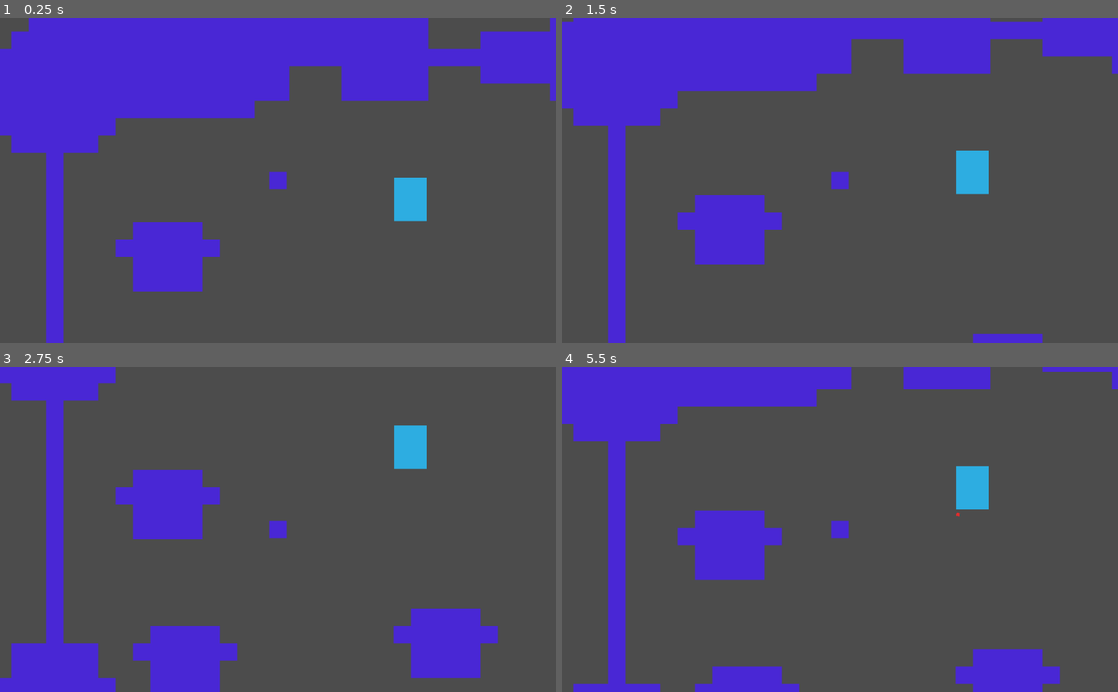
Above: before the commit, frames 1-4 (two rows, left to right).
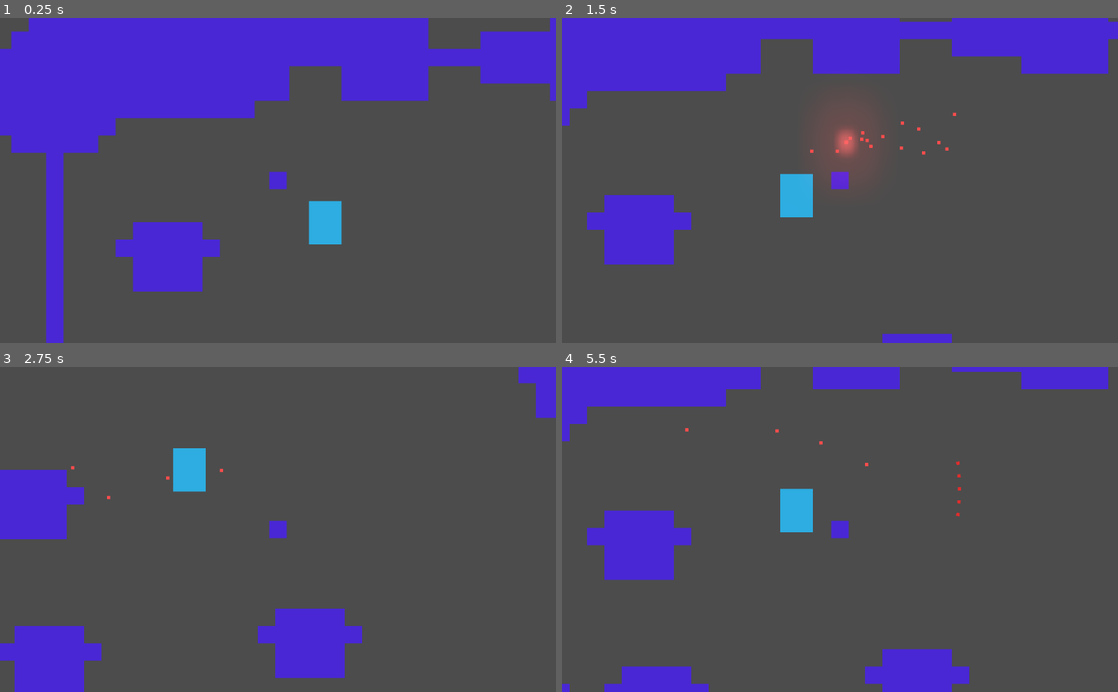
Above: after the commit, the same moments.

Repository: navett52/GMTK2020JamEntry
Game: Godot game, scene res://Main.tscn
Two runs of this game, one before a commit and one after it. Both use one fixed random seed, a clock stepped at 60 frames per second and the inputs below.
Inputs (mouse positions are in pixels of both pictures, inside the frame that each line leads up to):
- Up to frame 1 (0.25 s): no input
- Up to frame 2 (1.5 s): tap Enter at 0.5 s; move the mouse to (962, 164) at 0.52 s; press the mouse at (962, 164) at 0.53 s; hold $ (dash_right, bound only after the commit) 0.53-1.28 s; tap Space (switch_weapon, bound only after the commit) at 0.8, 1.35 s; move the mouse to (728, 196) at 1.27 s; release the mouse at (728, 196) at 1.28 s; hold S (move_down) from 1.28 s (still down)
- Up to frame 3 (2.75 s): click (166, 545) at 1.55 s; move the mouse to (333, 458) at 2.02 s; release S (move_down) at 2.03 s; hold $ (dash_right, bound only after the commit) from 2.03 s (still down); hold Space (switch_weapon, bound only after the commit) from 2.03 s (still down); right-click (333, 458) at 2.1 s; click (333, 458) at 2.17 s
- Up to frame 4 (5.5 s): move the mouse to (812, 594) at 2.77 s; release $ (dash_right, bound only after the commit) at 2.78 s; release Space (switch_weapon, bound only after the commit) at 2.78 s; hold W (move_up) 2.78-3.53 s; click (812, 594) at 2.85 s; move the mouse to (1006, 578) at 3.52 s; hold Space (switch_weapon, bound only after the commit) 3.53-4.28 s; hold 0 (dash_left, bound only after the commit) 3.53-5.03 s; click (1006, 578) at 3.67 s; move the mouse to (673, 480) at 4.27 s; click (673, 480) at 4.35 s; tap Enter at 5 s; move the mouse to (867, 529) at 5.02 s; hold S (move_down) from 5.03 s (still down); hold Space (switch_weapon, bound only after the commit) from 5.03 s (still down); click (867, 529) at 5.17 s

The runs differ from the first frame. In frame 1, 1.6% of the frame differs, in the area x 55-77%, y 49-70%; in frame 2, 18%; in frame 3, 21%, in the area x 0-100%, y 0-100%; in frame 4, 20%.

Commit message:
Abilities And Enemy collision

Diff:
--- a/Hero/Gun.gd
+++ b/Hero/Gun.gd
@@ -1,21 +1,26 @@
 extends Node2D
-
+export var enabled=true
 var direction = Vector2()
 var Shotgun = load("res://Hero/Ammo/Shotgun.tscn")
-
-
+var active=true
 func _process(delta):
 	# Keep the gun pointed at the mouse for aiming
 	look_at(get_global_mouse_position())
 
-
 # Shoot the gun
 # Needs some work still to randomly assign the different types of ammo
 func shoot():
-	var mouse_direction = (get_global_mouse_position() - self.global_position).normalized()
-	var bullet = Shotgun.instance()
-	bullet.global_position = global_position
-	# Below is some weird math I had to do to get the bullets to spawn in the right direction
-	bullet.rotation = -atan2(mouse_direction.x, mouse_direction.y) + (PI/2)
-	bullet.initialize(mouse_direction)
-	G.main_node.add_child(bullet)
+	if enabled and active:
+		var mouse_direction = (get_global_mouse_position() - self.global_position).normalized()
+		var bullet = Shotgun.instance()
+		bullet.global_position = global_position
+		# Below is some weird math I had to do to get the bullets to spawn in the right direction
+		bullet.rotation = -atan2(mouse_direction.x, mouse_direction.y) + (PI/2)
+		bullet.initialize(mouse_direction)
+		G.main_node.add_child(bullet)
+		active=false
+	else:
+		if $Timer.is_stopped():
+			$Timer.start()
+func _on_Timer_timeout():
+	active=true
--- a/Hero/Gun.tscn
+++ b/Hero/Gun.tscn
@@ -9,3 +9,8 @@
 [node name="Sprite" type="Sprite" parent="."]
 visible = false
 texture = ExtResource( 1 )
+
+[node name="Timer" type="Timer" parent="."]
+wait_time = 0.025
+one_shot = true
+[connection signal="timeout" from="Timer" to="." method="_on_Timer_timeout"]
--- /dev/null
+++ b/Hero/Gun2.gd
@@ -0,0 +1,28 @@
+extends Node2D
+export var enabled=false
+var ena=true
+func _ready():
+	set_process(true)
+	$Laser.add_exception(get_parent().get_parent())
+func _process(delta):
+	look_at(get_global_mouse_position())
+	$Particles2D.process_material.set("velocity",Vector3(get_viewport().get_mouse_position().normalized().x*1000,get_viewport().get_mouse_position().normalized().y*1000,0))
+	if Input.is_action_pressed("shoot") and enabled:
+		$Particles2D.emitting=true
+		var k=$Laser.get_collider()
+		if ena:
+			if k!=null and k.has_method("hit") :
+				k.hit()
+				get_parent().heal()
+			ena=false
+		else:
+			if $Timer.is_stopped():
+				$Timer.start()
+
+	else:
+		$Particles2D.emitting=false
+
+
+func _on_Timer_timeout():
+	ena=true
+	print("ok")
--- a/Hero/Hero.gd
+++ b/Hero/Hero.gd
@@ -1,19 +1,17 @@
 extends KinematicBody2D
 
-
+var w=true
 # Exported variables
 export (int) var speed = 250
-export (int) var health = 100
+export (int) var health = 10
 
 # Private variables
 var direction = Vector2()
 var velocity = Vector2()
 var gun = Node
-
-
 func _ready():
 	# Grab a reference to the gun
-	gun = get_node("Gun")
+	gun = get_node("Gun1")
 
 
 func _process(delta):
@@ -46,3 +44,31 @@
 	if Input.is_action_pressed("move_up"):
 		direction.y -= 1
 	velocity = direction.normalized() * speed
+func _input(event):
+	if event.is_action("dash_down"):
+		move_and_slide(Vector2(0,5000),Vector2.UP)
+	if event.is_action("dash_left"):
+		move_and_slide(Vector2(-5000,0),Vector2.UP)
+	if event.is_action("dash_right"):
+		move_and_slide(Vector2(5000,0),Vector2.UP)
+	if event.is_action_pressed("switch_weapon"):
+		print(w)
+		if w:
+			$Gun1.enabled=true
+			$Gun2.enabled=false
+			w=false
+		else:
+			$Gun1.enabled=false
+			$Gun2.enabled=true
+			w=true
+func hit():
+	health-=10
+	if health<=0:
+		pass #GameOver
+	print(health)
+func heal():
+	if self.health >= 100:
+		pass
+	else:
+		self.health+=10
+	print(health)
--- a/Hero/Hero.tscn
+++ b/Hero/Hero.tscn
@@ -1,11 +1,45 @@
-[gd_scene load_steps=5 format=2]
+[gd_scene load_steps=13 format=2]
 
 [ext_resource path="res://Art/Sprites/Hero_Placeholder.png" type="Texture" id=1]
 [ext_resource path="res://Hero/Hero.gd" type="Script" id=2]
 [ext_resource path="res://Hero/Gun.tscn" type="PackedScene" id=3]
+[ext_resource path="res://Hero/Gun2.gd" type="Script" id=4]
+[ext_resource path="res://Art/Sprites/Bullet_Placeholder.png" type="Texture" id=5]
+[ext_resource path="res://Hero/KinematicBody2D.gd" type="Script" id=6]
 
 [sub_resource type="RectangleShape2D" id=1]
 extents = Vector2( 16, 16 )
+
+[sub_resource type="Shader" id=2]
+code = "shader_type canvas_item;
+render_mode blend_add;
+void fragment(){
+	COLOR=texture(SCREEN_TEXTURE,SCREEN_UV);
+	COLOR.r+=0.4;
+	COLOR.g=0.0;
+	COLOR.b=0.0;
+}
+"
+custom_defines = ""
+
+[sub_resource type="ShaderMaterial" id=3]
+shader = SubResource( 2 )
+
+[sub_resource type="ParticlesMaterial" id=4]
+flag_rotate_y = true
+flag_disable_z = true
+spread = 10.0
+gravity = Vector3( 0, 0, 0 )
+initial_velocity = 6.0
+initial_velocity_random = 1.0
+orbit_velocity = 0.0
+orbit_velocity_random = 0.0
+
+[sub_resource type="RectangleShape2D" id=5]
+extents = Vector2( 7.75847, 32.3963 )
+
+[sub_resource type="RectangleShape2D" id=6]
+extents = Vector2( 14.7512, 15.7538 )
 
 [node name="Hero" type="KinematicBody2D"]
 script = ExtResource( 2 )
@@ -16,7 +50,47 @@
 [node name="CollisionShape2D" type="CollisionShape2D" parent="."]
 shape = SubResource( 1 )
 
-[node name="Gun" parent="." instance=ExtResource( 3 )]
+[node name="Gun1" parent="." instance=ExtResource( 3 )]
+enabled = false
+
+[node name="Gun2" type="Node2D" parent="."]
+script = ExtResource( 4 )
+enabled = true
+
+[node name="Particles2D" type="Particles2D" parent="Gun2"]
+material = SubResource( 3 )
+position = Vector2( 0.58757, -2.29077 )
+emitting = false
+amount = 100
+lifetime = 100.0
+speed_scale = 64.0
+local_coords = false
+process_material = SubResource( 4 )
+texture = ExtResource( 5 )
+
+[node name="Laser" type="RayCast2D" parent="Gun2"]
+enabled = true
+cast_to = Vector2( 1000, 0 )
+collision_mask = 2
+collide_with_areas = true
+
+[node name="Timer" type="Timer" parent="Gun2"]
+one_shot = true
 
 [node name="Camera2D" type="Camera2D" parent="."]
 current = true
+
+[node name="KinematicBody2D" type="KinematicBody2D" parent="."]
+collision_layer = 3
+collision_mask = 3
+script = ExtResource( 6 )
+
+[node name="CollisionShape2D" type="CollisionShape2D" parent="KinematicBody2D"]
+position = Vector2( 38.2608, -3.78403 )
+shape = SubResource( 5 )
+
+[node name="Area2D" type="Area2D" parent="."]
+
+[node name="CollisionShape2D" type="CollisionShape2D" parent="Area2D"]
+shape = SubResource( 6 )
+[connection signal="timeout" from="Gun2/Timer" to="Gun2" method="_on_Timer_timeout"]
--- /dev/null
+++ b/Hero/KinematicBody2D.gd
@@ -0,0 +1,17 @@
+extends KinematicBody2D
+
+
+# Declare member variables here. Examples:
+# var a = 2
+# var b = "text"
+
+
+# Called when the node enters the scene tree for the first time.
+func _ready():
+	set_process(true)
+func _process(delta):
+	look_at(get_global_mouse_position())
+	if Input.is_mouse_button_pressed(BUTTON_RIGHT):
+		$CollisionShape2D.disabled=false
+	else:
+		$CollisionShape2D.disabled=true
--- /dev/null
+++ b/Hero/Shield.gd
@@ -0,0 +1,5 @@
+extends Node
+func _ready():
+	set_process(true)
+func _process(delta):
+	$KinematicBody2D.rotation=get_angle_to()
--- a/Main.tscn
+++ b/Main.tscn
@@ -2,11 +2,9 @@
 
 [ext_resource path="res://Hero/Hero.tscn" type="PackedScene" id=1]
 [ext_resource path="res://Main.gd" type="Script" id=2]
-[ext_resource path="res://Art/Sprites/Gun_Placeholder.png" type="Texture" id=3]
+[ext_resource path="res://Objects/Enemy.tscn" type="PackedScene" id=3]
 [ext_resource path="res://Room/Room.tscn" type="PackedScene" id=4]
-
-[sub_resource type="RectangleShape2D" id=1]
-extents = Vector2( 31.5503, 41.7778 )
+[ext_resource path="res://Objects/WorldEnvironment.tscn" type="PackedScene" id=5]
 
 [node name="Main" type="Node2D"]
 script = ExtResource( 2 )
@@ -14,20 +12,15 @@
 [node name="Hero" parent="." instance=ExtResource( 1 )]
 position = Vector2( 427, 243 )
 
-[node name="StaticBody2D" type="StaticBody2D" parent="."]
-position = Vector2( 671, 278 )
-
-[node name="CollisionShape2D" type="CollisionShape2D" parent="StaticBody2D"]
-shape = SubResource( 1 )
-
-[node name="Sprite2" type="Sprite" parent="StaticBody2D"]
-scale = Vector2( 5, 10 )
-texture = ExtResource( 3 )
+[node name="StaticBody2D" parent="." instance=ExtResource( 3 )]
+position = Vector2( 513.51, 320.837 )
 
 [node name="Room" parent="." instance=ExtResource( 4 )]
 
 [node name="Camera2D" type="Camera2D" parent="."]
 
+[node name="WorldEnvironment" parent="." instance=ExtResource( 5 )]
+
 [editable path="Hero"]
 
 [editable path="Room"]
--- /dev/null
+++ b/Objects/CollisionShape2D.gd
@@ -0,0 +1,3 @@
+extends CollisionShape2D
+func hit():
+	print("hit")
--- /dev/null
+++ b/Objects/Enemy.gd
@@ -0,0 +1,26 @@
+extends Area2D
+
+
+# Declare member variables here. Examples:
+# var a = 2
+# var b = "text"
+
+
+# Called when the node enters the scene tree for the first time.
+func _ready():
+	pass # Replace with function body.
+
+
+# Called every frame. 'delta' is the elapsed time since the previous frame.
+#func _process(delta):
+#	pass
+func hit():
+	print("hit")
+
+func _on_Enemy_area_entered(area):
+	print("area")
+	if area!=null and area.get_parent().has_method("hit"):
+		area.get_parent().hit()
+
+func _on_Timer_timeout():
+	$CollisionShape2D.disabled=not $CollisionShape2D.disabled
--- /dev/null
+++ b/Objects/Enemy.tscn
@@ -0,0 +1,28 @@
+[gd_scene load_steps=5 format=2]
+
+[ext_resource path="res://Art/Sprites/Gun_Placeholder.png" type="Texture" id=1]
+[ext_resource path="res://Objects/Enemy.gd" type="Script" id=2]
+[ext_resource path="res://Objects/CollisionShape2D.gd" type="Script" id=3]
+
+[sub_resource type="RectangleShape2D" id=1]
+extents = Vector2( 78.6934, 86.2538 )
+
+[node name="Enemy" type="Area2D"]
+position = Vector2( 671, 278 )
+collision_layer = 3
+collision_mask = 3
+script = ExtResource( 2 )
+
+[node name="CollisionShape2D" type="CollisionShape2D" parent="."]
+shape = SubResource( 1 )
+script = ExtResource( 3 )
+
+[node name="Sprite2" type="Sprite" parent="."]
+scale = Vector2( 5, 10 )
+texture = ExtResource( 1 )
+
+[node name="Timer" type="Timer" parent="."]
+wait_time = 0.6
+autostart = true
+[connection signal="area_entered" from="." to="." method="_on_Enemy_area_entered"]
+[connection signal="timeout" from="Timer" to="." method="_on_Timer_timeout"]
--- /dev/null
+++ b/Objects/ParticleEffect.tscn
@@ -0,0 +1,39 @@
+[gd_scene load_steps=5 format=2]
+
+[ext_resource path="res://Art/Sprites/Bullet_Placeholder.png" type="Texture" id=1]
+
+[sub_resource type="Shader" id=4]
+code = "shader_type canvas_item;
+render_mode blend_add;
+void fragment(){
+	COLOR=texture(SCREEN_TEXTURE,SCREEN_UV);
+	COLOR.r+=0.4;
+	COLOR.g=0.0;
+	COLOR.b=0.0;
+}
+"
+custom_defines = ""
+
+[sub_resource type="ShaderMaterial" id=2]
+shader = SubResource( 4 )
+
+[sub_resource type="ParticlesMaterial" id=3]
+flag_disable_z = true
+gravity = Vector3( 10, 0, 0 )
+initial_velocity = 6.0
+initial_velocity_random = 1.0
+orbit_velocity = 0.0
+orbit_velocity_random = 0.0
+
+[node name="ParticleEffect" type="Node2D"]
+
+[node name="Particles2D" type="Particles2D" parent="."]
+material = SubResource( 2 )
+emitting = false
+amount = 100
+lifetime = 10.0
+one_shot = true
+speed_scale = 2.0
+explosiveness = 0.35
+process_material = SubResource( 3 )
+texture = ExtResource( 1 )
--- /dev/null
+++ b/Objects/WorldEnvironment.tscn
@@ -0,0 +1,10 @@
+[gd_scene load_steps=2 format=2]
+
+[sub_resource type="Environment" id=2]
+background_mode = 4
+glow_enabled = true
+glow_intensity = 8.0
+glow_blend_mode = 1
+
+[node name="WorldEnvironment" type="WorldEnvironment"]
+environment = SubResource( 2 )
--- a/Projectile.tscn
+++ b/Projectile.tscn
@@ -7,6 +7,8 @@
 radius = 3.0
 
 [node name="Projectile" type="KinematicBody2D"]
+collision_layer = 2
+collision_mask = 2
 script = ExtResource( 2 )
 
 [node name="Sprite" type="Sprite" parent="."]
--- /dev/null
+++ b/RigidBody2D.gd
@@ -0,0 +1,5 @@
+extends RigidBody2D
+
+
+func _on_RigidBody2D_body_entered(body):
+	pass
--- a/Room/Room.tscn
+++ b/Room/Room.tscn
@@ -9,4 +9,6 @@
 [node name="TileMap" type="TileMap" parent="."]
 tile_set = ExtResource( 1 )
 cell_size = Vector2( 32, 32 )
+collision_layer = 3
+collision_mask = 3
 format = 1
--- a/project.godot
+++ b/project.godot
@@ -28,21 +28,25 @@
 move_up={
 "deadzone": 0.5,
 "events": [ Object(InputEventKey,"resource_local_to_scene":false,"resource_name":"","device":0,"alt":false,"shift":false,"control":false,"meta":false,"command":false,"pressed":false,"scancode":87,"unicode":0,"echo":false,"script":null)
+, Object(InputEventKey,"resource_local_to_scene":false,"resource_name":"","device":0,"alt":false,"shift":false,"control":false,"meta":false,"command":false,"pressed":false,"scancode":75,"unicode":0,"echo":false,"script":null)
  ]
 }
 move_down={
 "deadzone": 0.5,
 "events": [ Object(InputEventKey,"resource_local_to_scene":false,"resource_name":"","device":0,"alt":false,"shift":false,"control":false,"meta":false,"command":false,"pressed":false,"scancode":83,"unicode":0,"echo":false,"script":null)
+, Object(InputEventKey,"resource_local_to_scene":false,"resource_name":"","device":0,"alt":false,"shift":false,"control":false,"meta":false,"command":false,"pressed":false,"scancode":74,"unicode":0,"echo":false,"script":null)
  ]
 }
 move_right={
 "deadzone": 0.5,
 "events": [ Object(InputEventKey,"resource_local_to_scene":false,"resource_name":"","device":0,"alt":false,"shift":false,"control":false,"meta":false,"command":false,"pressed":false,"scancode":68,"unicode":0,"echo":false,"script":null)
+, Object(InputEventKey,"resource_local_to_scene":false,"resource_name":"","device":0,"alt":false,"shift":false,"control":false,"meta":false,"command":false,"pressed":false,"scancode":76,"unicode":0,"echo":false,"script":null)
  ]
 }
 move_left={
 "deadzone": 0.5,
 "events": [ Object(InputEventKey,"resource_local_to_scene":false,"resource_name":"","device":0,"alt":false,"shift":false,"control":false,"meta":false,"command":false,"pressed":false,"scancode":65,"unicode":0,"echo":false,"script":null)
+, Object(InputEventKey,"resource_local_to_scene":false,"resource_name":"","device":0,"alt":false,"shift":false,"control":false,"meta":false,"command":false,"pressed":false,"scancode":72,"unicode":0,"echo":false,"script":null)
  ]
 }
 shoot={
@@ -60,6 +64,26 @@
 "events": [ Object(InputEventKey,"resource_local_to_scene":false,"resource_name":"","device":0,"alt":false,"shift":false,"control":false,"meta":false,"command":false,"pressed":false,"scancode":96,"unicode":0,"echo":false,"script":null)
  ]
 }
+dash_down={
+"deadzone": 0.5,
+"events": [ Object(InputEventKey,"resource_local_to_scene":false,"resource_name":"","device":0,"alt":false,"shift":true,"control":false,"meta":false,"command":false,"pressed":false,"scancode":71,"unicode":0,"echo":false,"script":null)
+ ]
+}
+dash_left={
+"deadzone": 0.5,
+"events": [ Object(InputEventKey,"resource_local_to_scene":false,"resource_name":"","device":0,"alt":false,"shift":false,"control":false,"meta":false,"command":false,"pressed":false,"scancode":48,"unicode":0,"echo":false,"script":null)
+ ]
+}
+dash_right={
+"deadzone": 0.5,
+"events": [ Object(InputEventKey,"resource_local_to_scene":false,"resource_name":"","device":0,"alt":false,"shift":false,"control":false,"meta":false,"command":false,"pressed":false,"scancode":36,"unicode":0,"echo":false,"script":null)
+ ]
+}
+switch_weapon={
+"deadzone": 0.5,
+"events": [ Object(InputEventKey,"resource_local_to_scene":false,"resource_name":"","device":0,"alt":false,"shift":false,"control":false,"meta":false,"command":false,"pressed":false,"scancode":32,"unicode":0,"echo":false,"script":null)
+ ]
+}
 
 [rendering]
 
